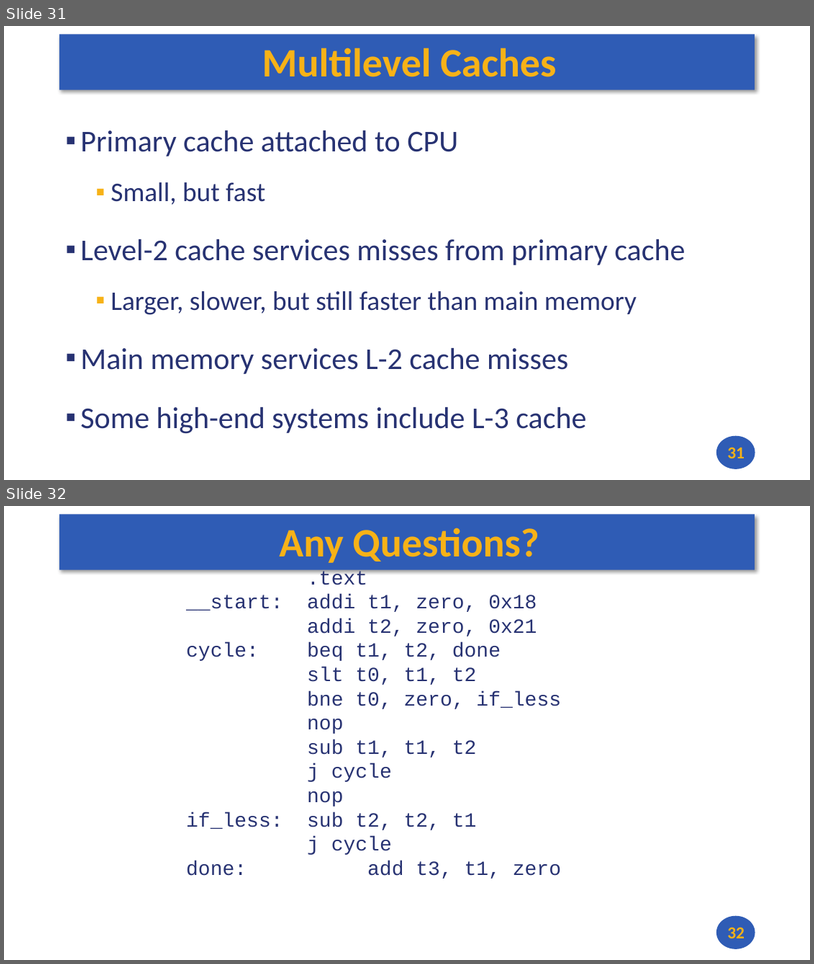
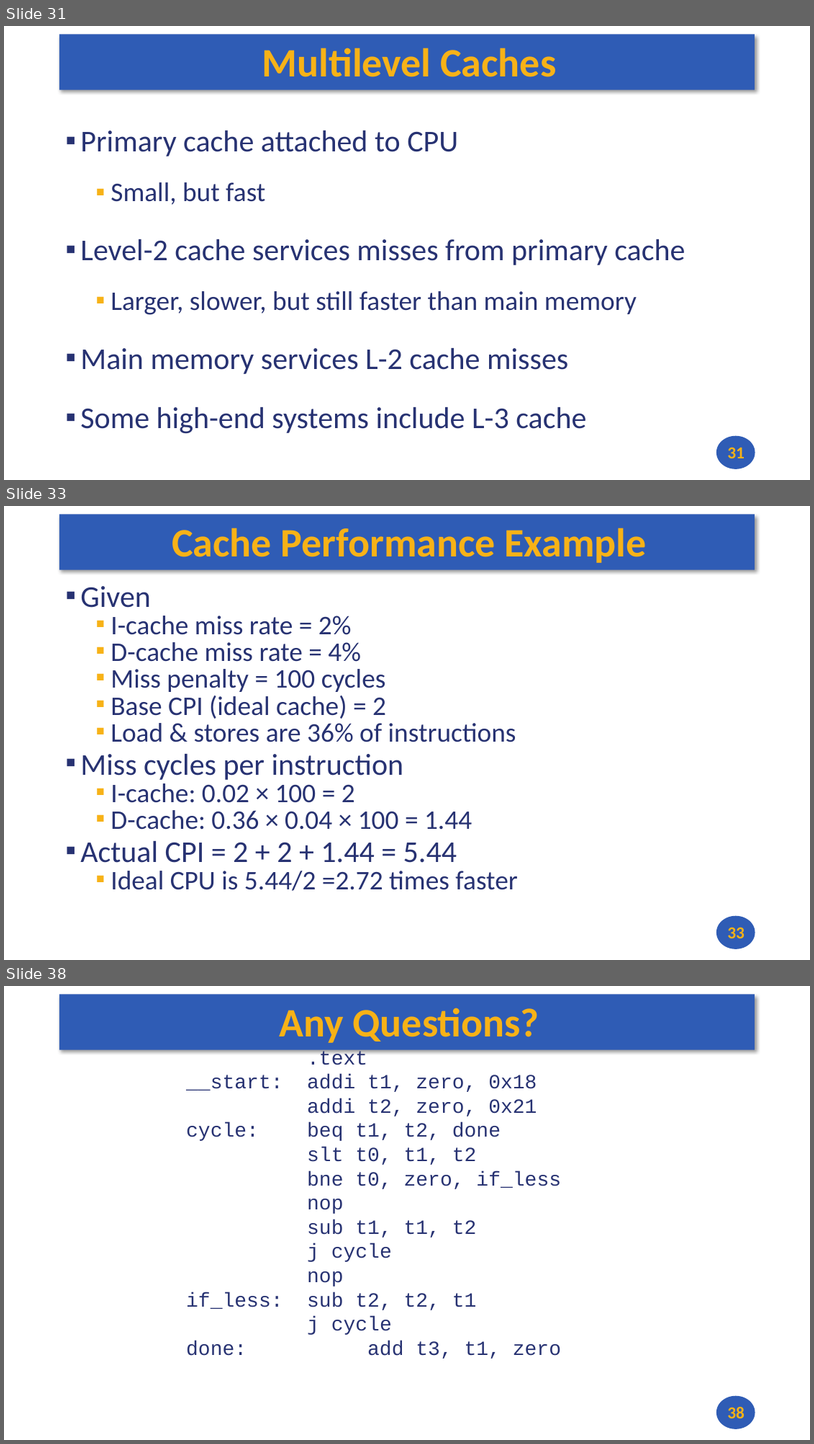
Before and after one commit to andrewt0301/hse-acos-course, a slide deck: docs/part1ca/11_Caches/CA_Lecture_11.pptx. Shown one above the other, each under a label of ours: slides 31 and 32 before the commit, slides 31, 33 and 38 after it; the slides between them are not shown. The pictures are 814x964 and 814x1444 pixels, drawn with LibreOffice and Linux fonts; fonts in the diff are those of the drawing. Boxes give left, top, right and bottom in pixels: in the first picture for what was removed or moved away, otherwise in the second. Text is boxed around its words. In the diff, an @@ line names an element or a change of style, - is before the commit and + after.

```diff
--- a/docs/part1ca/11_Caches/CA_Lecture_11.pptx
+++ b/docs/part1ca/11_Caches/CA_Lecture_11.pptx
@@ slide 33 added at <box>4,506,810,960</box>, background #FFFFFF; not listed: 2 template elements that a slide beside it also shows @@
@@ title added at <box>172,528,647,563</box>, 48 pt, text #F7B217, bold @@
+Cache Performance Example
@@ text added at <box>80,586,517,890</box>, 32 pt, text #273272 @@
+▪ Given
+  ▪ I-cache miss rate = 2%
+  ▪ D-cache miss rate = 4%
+  ▪ Miss penalty = 100 cycles
+  ▪ Base CPI (ideal cache) = 2
+  ▪ Load & stores are 36% of instructions
+▪ Miss cycles per instruction
+  ▪ I-cache: 0.02 × 100 = 2
+  ▪ D-cache: 0.36 × 0.04 × 100 = 1.44
+▪ Actual CPI = 2 + 2 + 1.44 = 5.44
+  ▪ Ideal CPU is 5.44/2 =2.72 times faster
@@ page number added at <box>728,926,745,938</box>, 20 pt, text #F7B217, bold @@
+33
@@ what was slide 32 is now slide 38 @@
@@ page number at <box>728,1406,745,1418</box>: text changed @@
-32
+38
```
Also in this commit, not shown: 5 other slides added, 2 other files.
